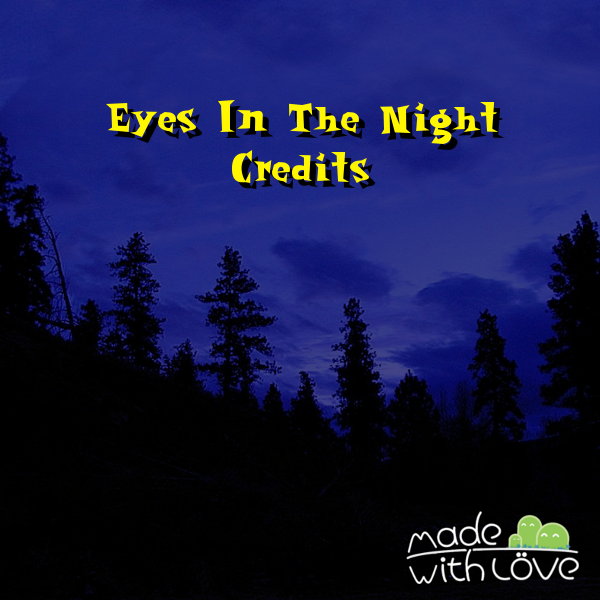
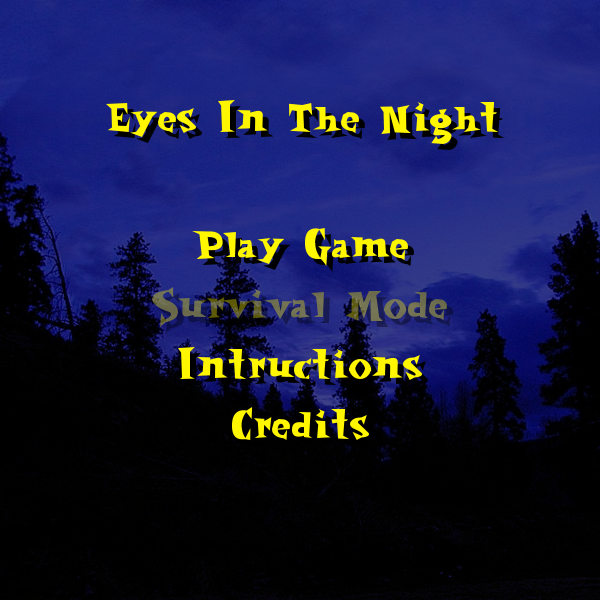
Before/after of a 600×600 layered artwork. What changed in the layer stack:
hid "Pasted Layer #1" over [406, 511, 579, 584]
hid "Credits title" over [232, 150, 375, 189]
showed "Play Game" over [192, 228, 414, 272]
showed "Survival Mode trans", painted on it over [152, 287, 453, 333]
showed "Intructions", painted on it over [178, 347, 428, 385]
showed "Credits" over [232, 407, 374, 446]
